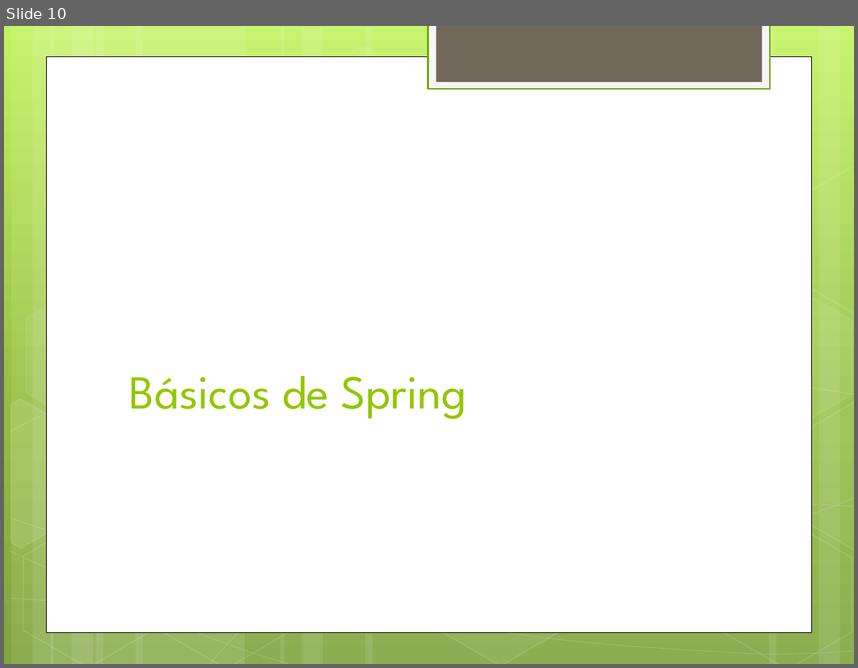
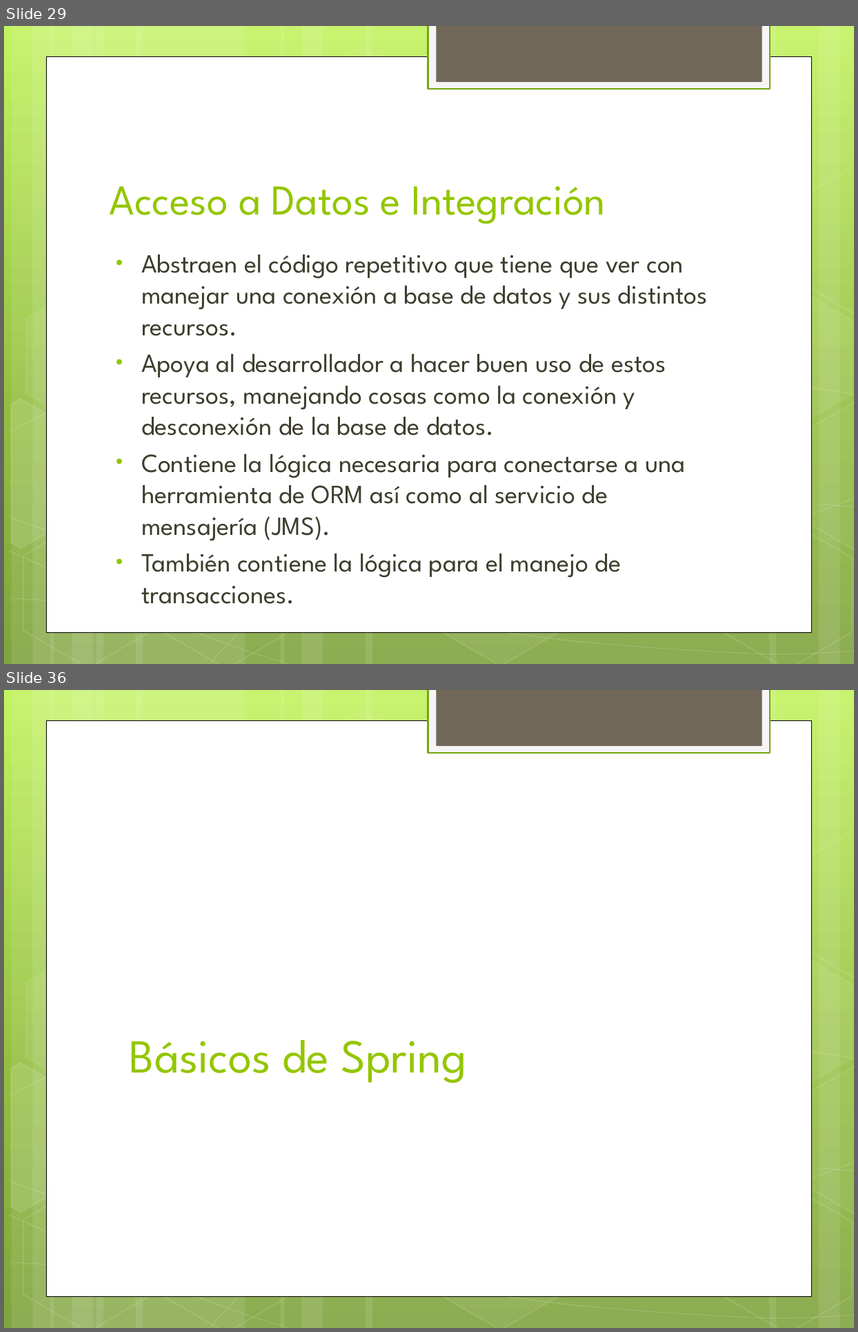
Before and after one commit to jdmr/CursoSpring, a slide deck: Presentation1.pptx. Shown one above the other, each under a label of ours: slide 10 before the commit, slides 29 and 36 after it; the slides between them are not shown. The pictures are 858x668 and 858x1332 pixels, drawn with LibreOffice and Linux fonts; fonts in the diff are those of the drawing. Boxes give left, top, right and bottom in pixels: in the first picture for what was removed or moved away, otherwise in the second. Text is boxed around its words. In the diff, an @@ line names an element or a change of style, - is before the commit and + after.

```diff
--- a/Presentation1.pptx
+++ b/Presentation1.pptx
@@ slide 29 added at [4,26,854,664], background gradient #C3F35F to #93BF3F to #81A53E; not listed: 31 template elements that a slide beside it also shows @@
@@ title added at [110,186,606,224], 36 pt, text #94C600 @@
+Acceso a Datos e Integración
@@ text added at [141,254,708,577], 22.2 pt, text #3E3D2D @@
+• Abstraen el código repetitivo que tiene que ver con manejar una conexión a base de datos y sus distintos recursos.
+• Apoya al desarrollador a hacer buen uso de estos recursos, manejando cosas como la conexión y desconexión de la base de datos.
+• Contiene la lógica necesaria para conectarse a una herramienta de ORM así como al servicio de mensajería (JMS).
+• También contiene la lógica para el manejo de transacciones.
@@ what was slide 10 is now slide 36 @@
```
Also in this commit, not shown: 1 slide changed, 25 other slides added, 12 other files.
